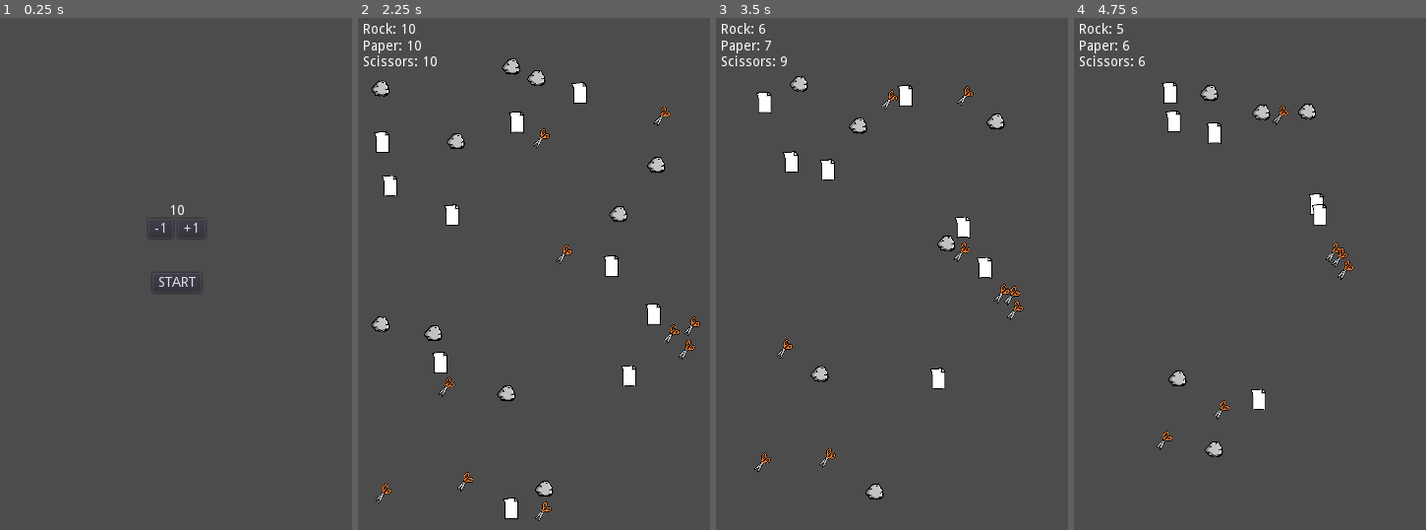
Above: before the commit, frames 1-4 (left to right).
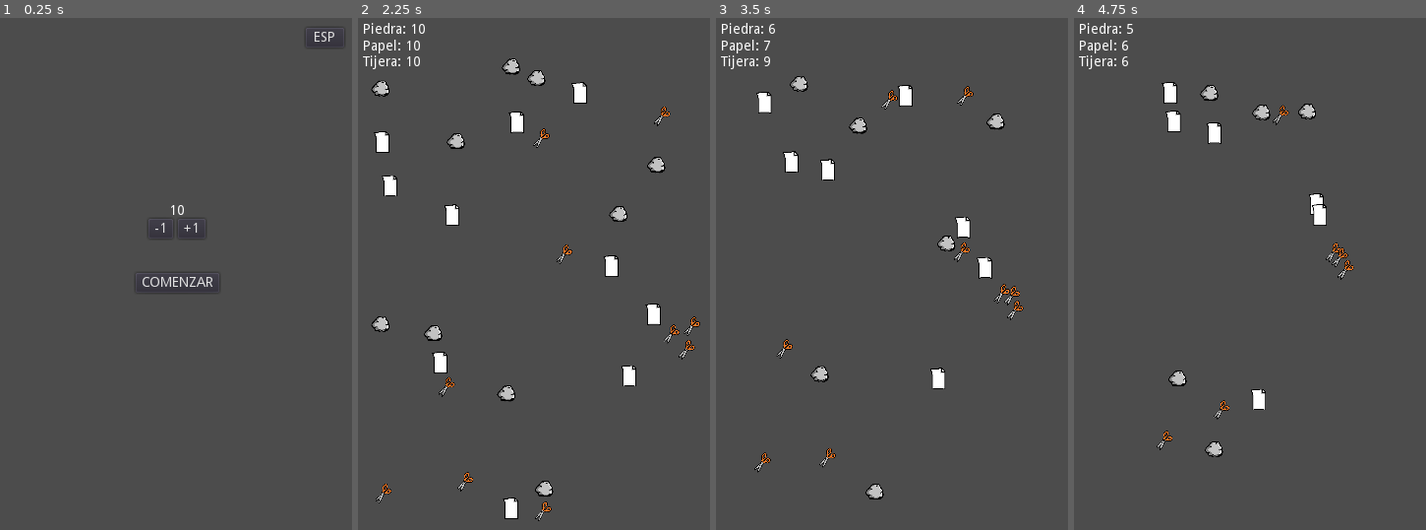
Above: after the commit, the same moments.

Repository: Earthsnake12/PiedraPapelTijera
Game: Godot game, scene res://main/main.tscn
The game is run twice, just before and just after one commit, with the same random seed, the same clock (stepped at 60 frames per second) and the same inputs.
Inputs (mouse positions are in pixels of both pictures, inside the frame that each line leads up to):
- Up to frame 1 (0.25 s): no input
- Up to frame 2 (2.25 s): click (681, 38) at 0.5 s, where only the run after the commit has a clickable "ESP"; click (681, 38) at 1.25 s, where only the run after the commit has a clickable "ENG"; click "START" (after the commit: "COMENZAR") at 2 s
- Up to frame 3 (3.5 s): no input
- Up to frame 4 (4.75 s): no input

The runs differ from the first frame. In frame 1, 0.3% of the frame differs, in the area x 40-97%, y 2-54%; in frame 2, 0.4%, in the area x 1-23%, y 0-10%; in frame 3, 0.4%; in frame 4, 0.4%.

Commit message:
boton de cambio de idioma en el main menu

Diff:
--- a/elemento/Elemento.gd
+++ b/elemento/Elemento.gd
@@ -1,7 +1,6 @@
 extends Area2D
 
 export var speed = 100 # Para manejar la velocidad desde afuera
-signal tocado(elemento)
 var tipo
 
 # Es llamado cuando se instancia el objeto
--- a/main/HUD.gd
+++ b/main/HUD.gd
@@ -20,6 +20,7 @@
 
 	$Control_game_over.hide()
 	$Control_Start.hide()
+	$Control_BotonTraduc.hide()
 	$Control_score.show()
 
 	emit_signal("start_game")
@@ -40,3 +41,15 @@
 	$Control_game_over.hide()
 	$Control_score.hide()
 	$Control_Start.show()
+	$Control_BotonTraduc.show()
+
+
+func _on_Tradu_esp_button_down():
+	$Control_BotonTraduc/Tradu_esp.hide()
+	$Control_BotonTraduc/Tradu_eng.show()
+	TranslationServer.set_locale("en")
+
+func _on_Tradu_eng_button_down():
+	$Control_BotonTraduc/Tradu_eng.hide()
+	$Control_BotonTraduc/Tradu_esp.show()
+	TranslationServer.set_locale("es")
--- a/main/HUD.tscn
+++ b/main/HUD.tscn
@@ -140,8 +140,37 @@
 text = "WIN"
 align = 1
 
+[node name="Control_BotonTraduc" type="Control" parent="."]
+anchor_left = 1.0
+anchor_right = 1.0
+margin_left = -40.0
+margin_bottom = 40.0
+
+[node name="Tradu_esp" type="Button" parent="Control_BotonTraduc"]
+anchor_left = 1.0
+anchor_right = 1.0
+margin_left = -49.0
+margin_top = 10.0
+margin_right = -10.0
+margin_bottom = 20.0
+grow_horizontal = 0
+text = "ESP"
+
+[node name="Tradu_eng" type="Button" parent="Control_BotonTraduc"]
+visible = false
+anchor_left = 1.0
+anchor_right = 1.0
+margin_left = -43.0
+margin_top = 10.0
+margin_right = -10.0
+margin_bottom = 20.0
+grow_horizontal = 0
+text = "ENG"
+
 [connection signal="button_down" from="Control_Start/Contro-Botones/Aumentar" to="." method="_on_Aumentar_button_down"]
 [connection signal="button_down" from="Control_Start/Contro-Botones/Disminuir" to="." method="_on_Disminuir_button_down"]
 [connection signal="pressed" from="Control_Start/Start" to="." method="_on_Start_pressed"]
 [connection signal="pressed" from="Control_game_over/Restart" to="." method="_on_Start_pressed"]
 [connection signal="pressed" from="Control_game_over/main_menu" to="." method="_on_main_menu_pressed"]
+[connection signal="button_down" from="Control_BotonTraduc/Tradu_esp" to="." method="_on_Tradu_esp_button_down"]
+[connection signal="button_down" from="Control_BotonTraduc/Tradu_eng" to="." method="_on_Tradu_eng_button_down"]
--- a/main/main.gd
+++ b/main/main.gd
@@ -7,6 +7,7 @@
 # Called when the node enters the scene tree for the first time.
 func _ready():
 	randomize()
+	TranslationServer.set_locale("es")
 	screen_size = get_viewport().size #tomo el tamaño de la ventana
 
 func _process(delta):
--- a/project.godot
+++ b/project.godot
@@ -10,9 +10,10 @@
 
 [application]
 
-config/name="PiedraPapelTijera"
+config/name="Piedra Papel Tijeras masiva automática"
 run/main_scene="res://main/main.tscn"
 config/icon="res://icon.png"
+config/name_en="Automatic Massive Rock Paper Scissors"
 
 [display]
 
@@ -33,7 +34,7 @@
 
 [locale]
 
-test="en"
+fallback="es"
 translations=PoolStringArray( "res://traducc.en.translation", "res://traducc.es.translation" )
 
 [physics]
